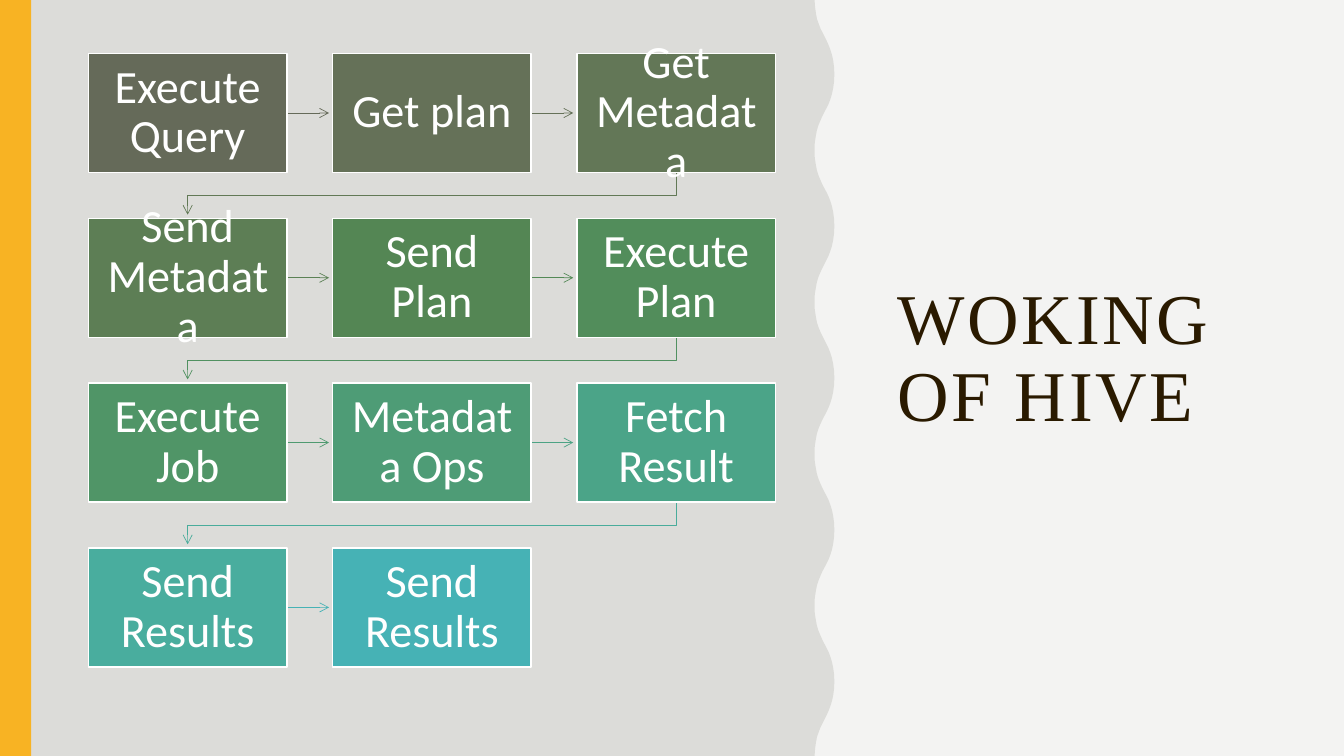
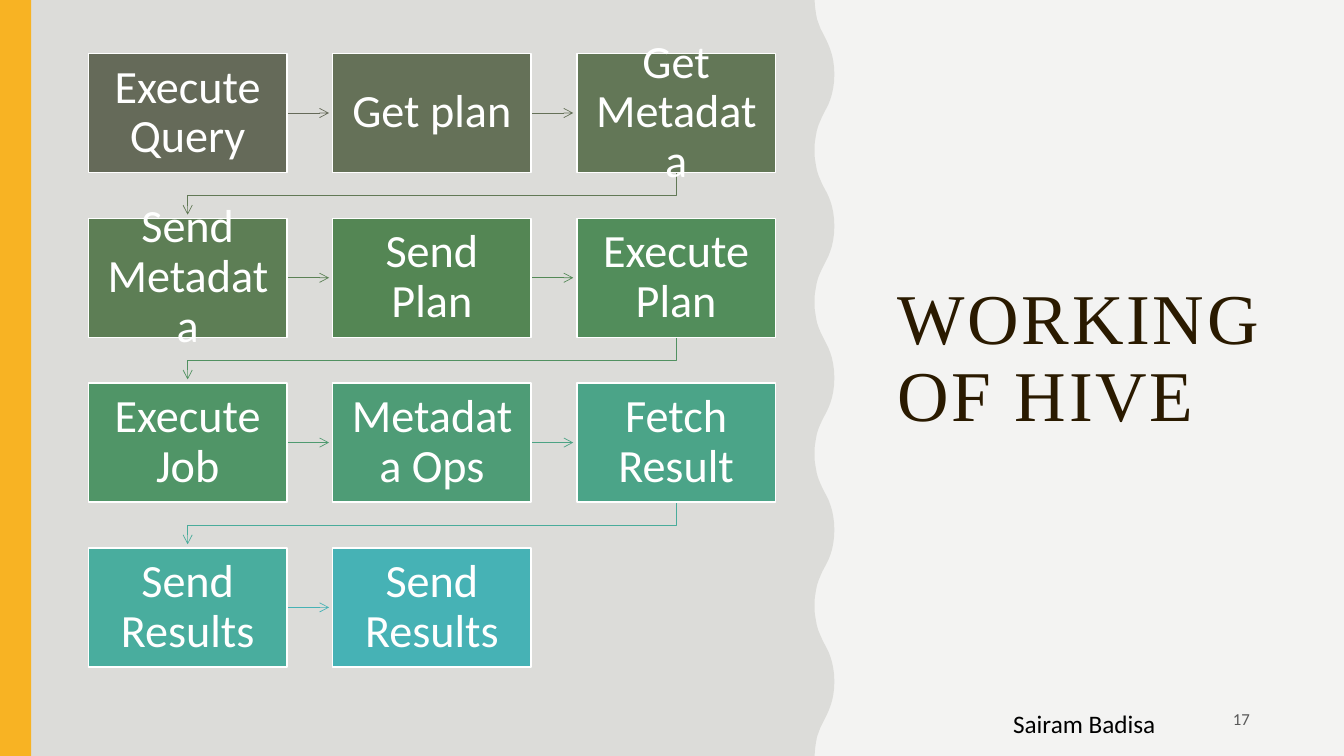
Before and after one commit to badisasairam/Hive, a slide deck: slide 17 of docs/HIVE.pptx. Drawn at 1344x756 pixels with LibreOffice and Linux fonts; fonts in the diff are those of the drawing. Boxes give left, top, right and bottom in pixels: in the first picture for what was removed or moved away, otherwise in the second. Text is boxed around its words. In the diff, an @@ line names an element or a change of style, - is before the commit and + after.

```diff
--- a/docs/HIVE.pptx
+++ b/docs/HIVE.pptx
@@ title at bbox=[898, 296, 1259, 422]: text changed @@
-WOKING OF HIVE
+WORKING OF HIVE
@@ text added at bbox=[1013, 715, 1156, 733], 18 pt, text #000000 @@
+Sairam Badisa
@@ page number added at bbox=[1233, 714, 1250, 725], 12 pt, text #595959 @@
+17
```
Also in this commit, not shown: 36 other slides changed, 1 slide added, 1 slide removed.
